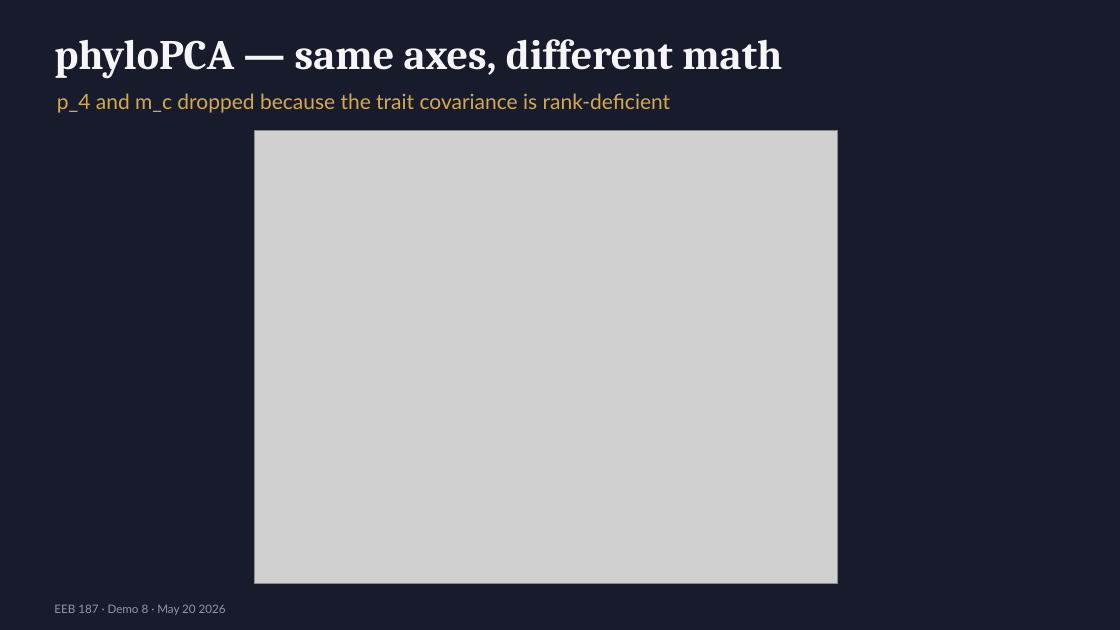
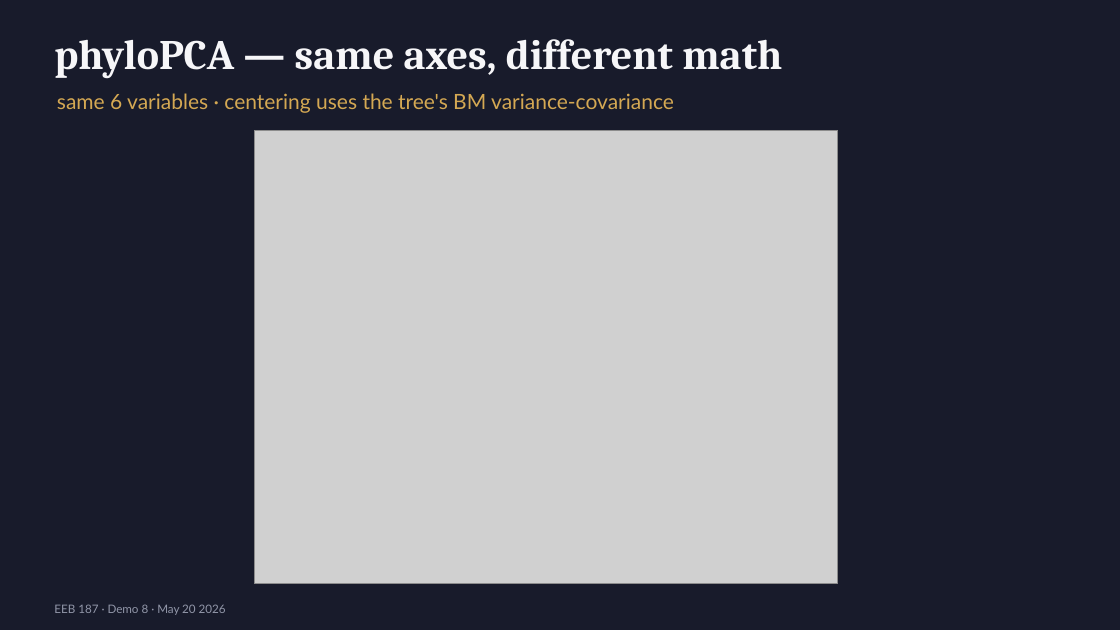
Before and after one commit to michaelalfaro/eeb187-demos, a slide deck: slide 11 of demo8/slides/demo8-intro-slides.pptx. Drawn at 1120x630 pixels with LibreOffice and Linux fonts; fonts in the diff are those of the drawing; grey boxes stand for pictures. Boxes give left, top, right and bottom in pixels: in the first picture for what was removed or moved away, otherwise in the second. Text is boxed around its words. In the diff, an @@ line names an element or a change of style, - is before the commit and + after.

```diff
--- a/demo8/slides/demo8-intro-slides.pptx
+++ b/demo8/slides/demo8-intro-slides.pptx
@@ text at (x1=57, y1=93, x2=674, y2=113): text changed @@
-p_4 and m_c dropped because the trait covariance is rank-deficient
+same 6 variables · centering uses the tree's BM variance-covariance
```
Also in this commit, not shown: 1 other slide changed, 7 other files.
